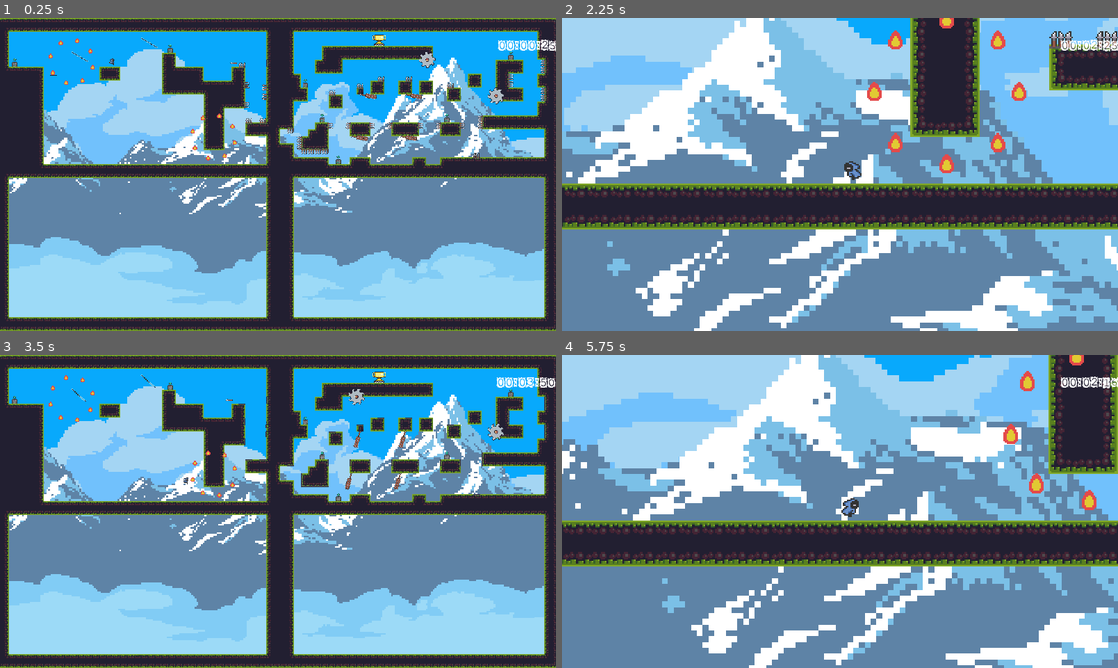
Above: before the commit, frames 1-4 (two rows, left to right).
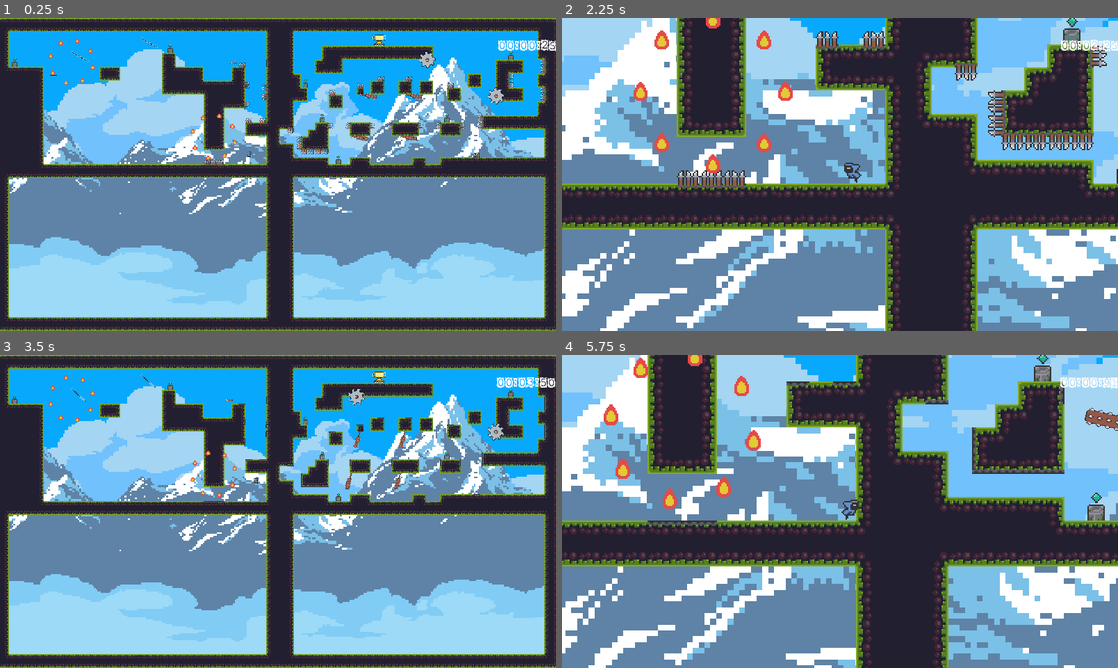
Above: after the commit, the same moments.

Repository: Mike149x/2DGameDraft
Game: Godot game, scene res://Scenes/Level1.tscn
Same seed, same stepped clock (60 frames per second), same inputs: the game is played once before the commit and once after it. Sound files missing from this copy of the repository are replaced by a short silence.
Inputs:
- Up to frame 1 (0.25 s): no input
- Up to frame 2 (2.25 s): hold D (right) 0.53-2.03 s; tap Z (zoom) at 0.6, 1.35, 2.1 s; tap Space (jump) at 0.77, 1.52 s; hold A (left) from 2.03 s (still down)
- Up to frame 3 (3.5 s): release A (left) at 2.78 s; hold D (right) from 2.78 s (still down); tap Z (zoom) at 2.85 s; tap Space (jump) at 3.02 s
- Up to frame 4 (5.75 s): tap Z (zoom) at 3.6, 4.35, 5.1 s; tap Space (jump) at 3.77, 4.52 s; release D (right) at 4.28 s; hold A (left) 4.28-5.03 s; hold D (right) from 5.03 s (still down)

The runs differ from the first frame. In frame 1, less than 0.1% of the frame differs, in the area x 19-46%, y 12-48%; in frame 2, 62%; in frame 3, less than 0.1%; in frame 4, 65%, in the area x 0-100%, y 0-100%.

Commit message:
Added Orb

Diff:
--- a/2DGameDraft/Scenes/Level1.tscn
+++ b/2DGameDraft/Scenes/Level1.tscn
@@ -357,7 +357,7 @@
 script = ExtResource( 3 )
 
 [node name="PlayerCharacter" parent="." instance=ExtResource( 2 )]
-position = Vector2( 259, 87 )
+position = Vector2( 575, 301 )
 
 [node name="SwingingTrap" parent="." instance=ExtResource( 4 )]
 position = Vector2( 829, 176 )
@@ -409,6 +409,18 @@
 
 [node name="SpikeTrap28" parent="." instance=ExtResource( 6 )]
 position = Vector2( 573, 235 )
+rotation = 3.14159
+
+[node name="SpikeTrap34" parent="." instance=ExtResource( 6 )]
+position = Vector2( 509, 331 )
+rotation = 3.14159
+
+[node name="SpikeTrap37" parent="." instance=ExtResource( 6 )]
+position = Vector2( 493, 331 )
+rotation = 3.14159
+
+[node name="SpikeTrap38" parent="." instance=ExtResource( 6 )]
+position = Vector2( 477, 331 )
 rotation = 3.14159
 
 [node name="SpikeTrap17" parent="." instance=ExtResource( 6 )]
--- /dev/null
+++ b/2DGameDraft/Scenes/Orb.tscn
@@ -0,0 +1,100 @@
+[gd_scene load_steps=5 format=2]
+
+[ext_resource path="res://Sprites/orb_anim_strip_6.png" type="Texture" id=1]
+
+[sub_resource type="CircleShape2D" id=1]
+radius = 3.0
+
+[sub_resource type="Animation" id=2]
+length = 0.001
+tracks/0/type = "value"
+tracks/0/path = NodePath(".:frame")
+tracks/0/interp = 1
+tracks/0/loop_wrap = true
+tracks/0/imported = false
+tracks/0/enabled = true
+tracks/0/keys = {
+"times": PoolRealArray( 0 ),
+"transitions": PoolRealArray( 1 ),
+"update": 0,
+"values": [ 0 ]
+}
+tracks/1/type = "value"
+tracks/1/path = NodePath("Area2D/CollisionShape2D:position")
+tracks/1/interp = 1
+tracks/1/loop_wrap = true
+tracks/1/imported = false
+tracks/1/enabled = true
+tracks/1/keys = {
+"times": PoolRealArray( 0 ),
+"transitions": PoolRealArray( 1 ),
+"update": 0,
+"values": [ Vector2( 0, 0 ) ]
+}
+tracks/2/type = "value"
+tracks/2/path = NodePath("Area2D/CollisionShape2D:scale")
+tracks/2/interp = 1
+tracks/2/loop_wrap = true
+tracks/2/imported = false
+tracks/2/enabled = true
+tracks/2/keys = {
+"times": PoolRealArray( 0 ),
+"transitions": PoolRealArray( 1 ),
+"update": 0,
+"values": [ Vector2( 1, 1 ) ]
+}
+
+[sub_resource type="Animation" id=3]
+resource_name = "floating"
+length = 0.75
+loop = true
+step = 0.15
+tracks/0/type = "value"
+tracks/0/path = NodePath(".:frame")
+tracks/0/interp = 1
+tracks/0/loop_wrap = true
+tracks/0/imported = false
+tracks/0/enabled = true
+tracks/0/keys = {
+"times": PoolRealArray( 0, 0.15, 0.3, 0.45, 0.6, 0.75 ),
+"transitions": PoolRealArray( 1, 1, 1, 1, 1, 1 ),
+"update": 1,
+"values": [ 0, 1, 2, 3, 4, 5 ]
+}
+tracks/1/type = "value"
+tracks/1/path = NodePath("Area2D/CollisionShape2D:position")
+tracks/1/interp = 1
+tracks/1/loop_wrap = true
+tracks/1/imported = false
+tracks/1/enabled = true
+tracks/1/keys = {
+"times": PoolRealArray( 0, 0.15, 0.3, 0.45, 0.6, 0.75 ),
+"transitions": PoolRealArray( 1, 1, 1, 1, 1, 1 ),
+"update": 1,
+"values": [ Vector2( 0, 0 ), Vector2( 0, -1 ), Vector2( 0, -1 ), Vector2( 0, 0 ), Vector2( 0, 1 ), Vector2( 0, 1 ) ]
+}
+tracks/2/type = "value"
+tracks/2/path = NodePath("Area2D/CollisionShape2D:scale")
+tracks/2/interp = 1
+tracks/2/loop_wrap = true
+tracks/2/imported = false
+tracks/2/enabled = true
+tracks/2/keys = {
+"times": PoolRealArray( 0, 0.15 ),
+"transitions": PoolRealArray( 1, 1 ),
+"update": 1,
+"values": [ Vector2( 1, 1 ), Vector2( 1, 1 ) ]
+}
+
+[node name="Orb" type="Sprite"]
+texture = ExtResource( 1 )
+hframes = 6
+
+[node name="Area2D" type="Area2D" parent="." groups=["Friendly"]]
+
+[node name="CollisionShape2D" type="CollisionShape2D" parent="Area2D"]
+shape = SubResource( 1 )
+
+[node name="AnimationPlayer" type="AnimationPlayer" parent="."]
+anims/RESET = SubResource( 2 )
+anims/floating = SubResource( 3 )
Binary file added: 2DGameDraft/Sprites/coin_anim_strip_6.png
Not shown, added: 2DGameDraft/Sprites/coin_anim_strip_6.png.import
Binary file added: 2DGameDraft/Sprites/health_potion.png
Not shown, added: 2DGameDraft/Sprites/health_potion.png.import
Binary file added: 2DGameDraft/Sprites/orb_collected_anim_strip_5.png
Not shown, added: 2DGameDraft/Sprites/orb_collected_anim_strip_5.png.import
